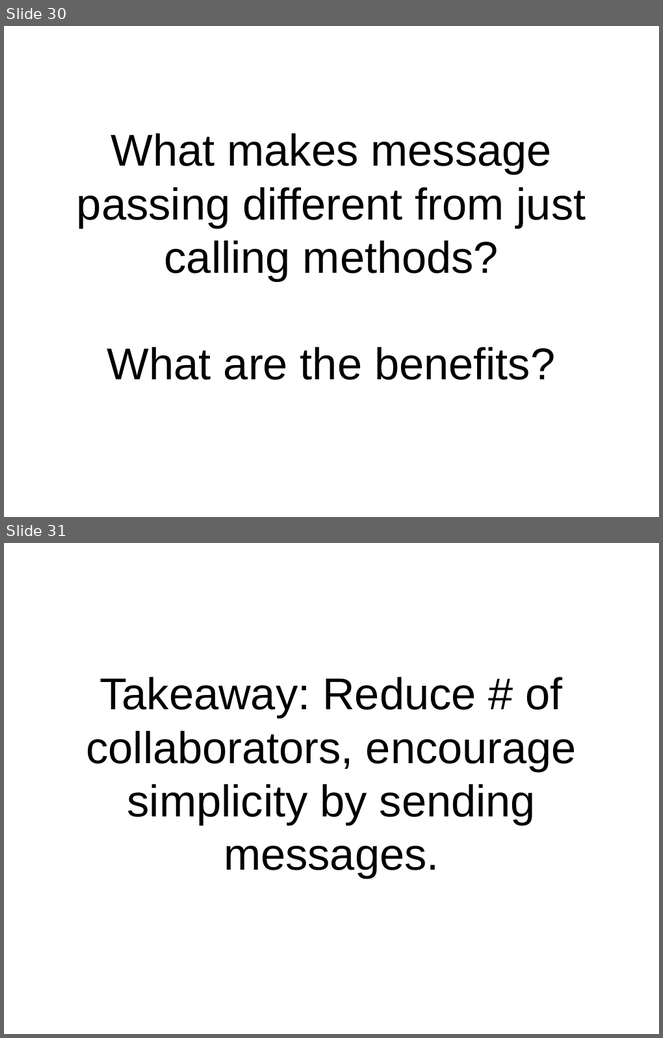
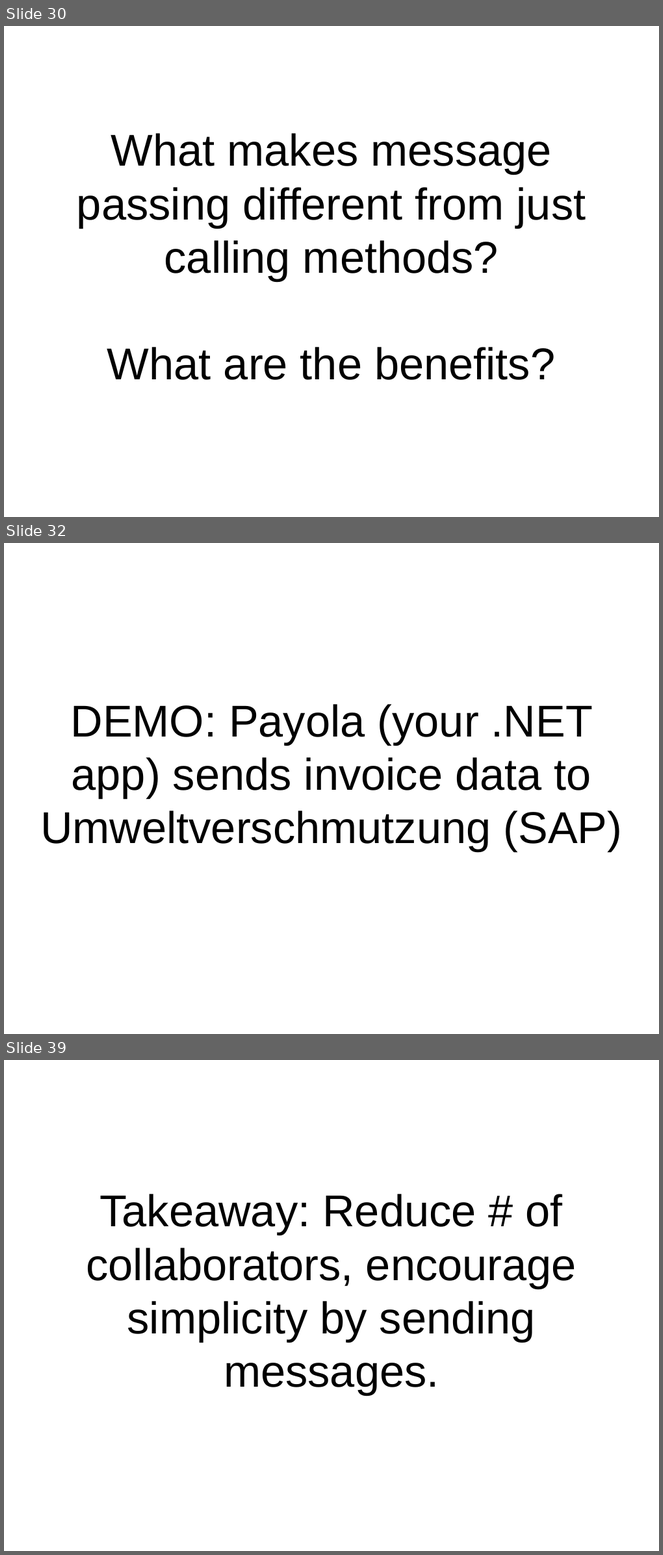
Before and after one commit to pseale/presentation-message-passing, a slide deck: message-passing.odp. Shown one above the other, each under a label of ours: slides 30 and 31 before the commit, slides 30, 32 and 39 after it; the slides between them are not shown. The pictures are 663x1038 and 663x1555 pixels, drawn with LibreOffice and Linux fonts; fonts in the diff are those of the drawing. Boxes give left, top, right and bottom in pixels: in the first picture for what was removed or moved away, otherwise in the second. Text is boxed around its words. In the diff, an @@ line names an element or a change of style, - is before the commit and + after.

```diff
--- a/message-passing.odp
+++ b/message-passing.odp
@@ slide 32 added at <box>4,543,659,1034</box>, background #FFFFFF @@
@@ subtitle added at <box>40,704,623,852</box>, 54 pt, text #000000 @@
+DEMO: Payola (your .NET app) sends invoice data to Umweltverschmutzung (SAP)
@@ what was slide 31 is now slide 39 @@
```
Also in this commit, not shown: 2 slides changed, 7 other slides added, 27 other files.
